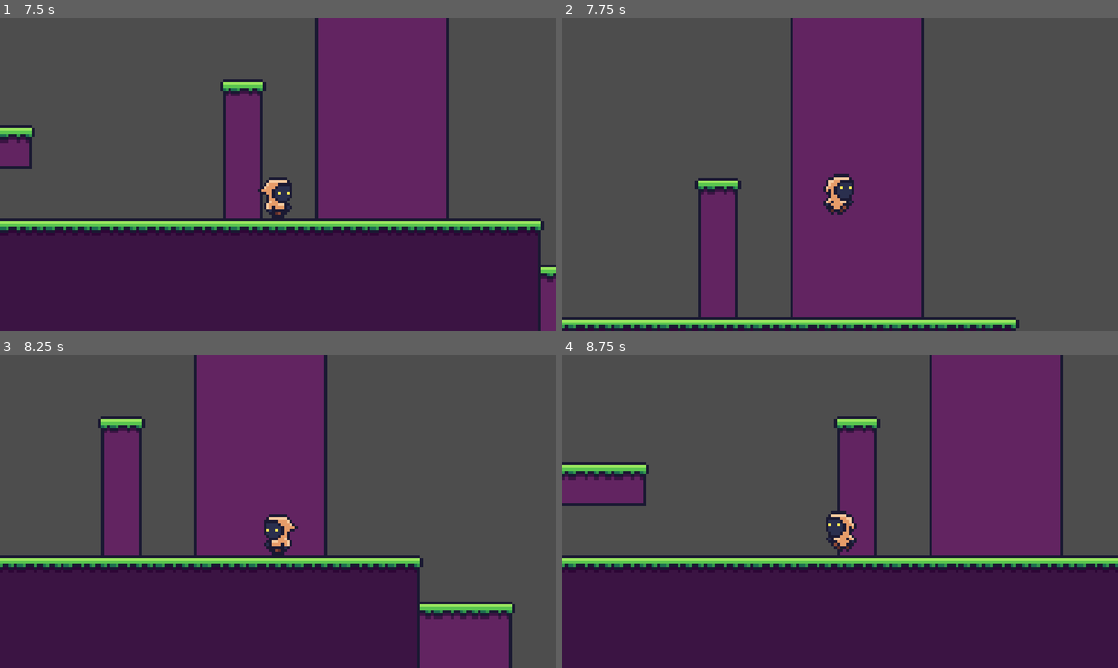
Above: before the commit, frames 1-4 (two rows, left to right).
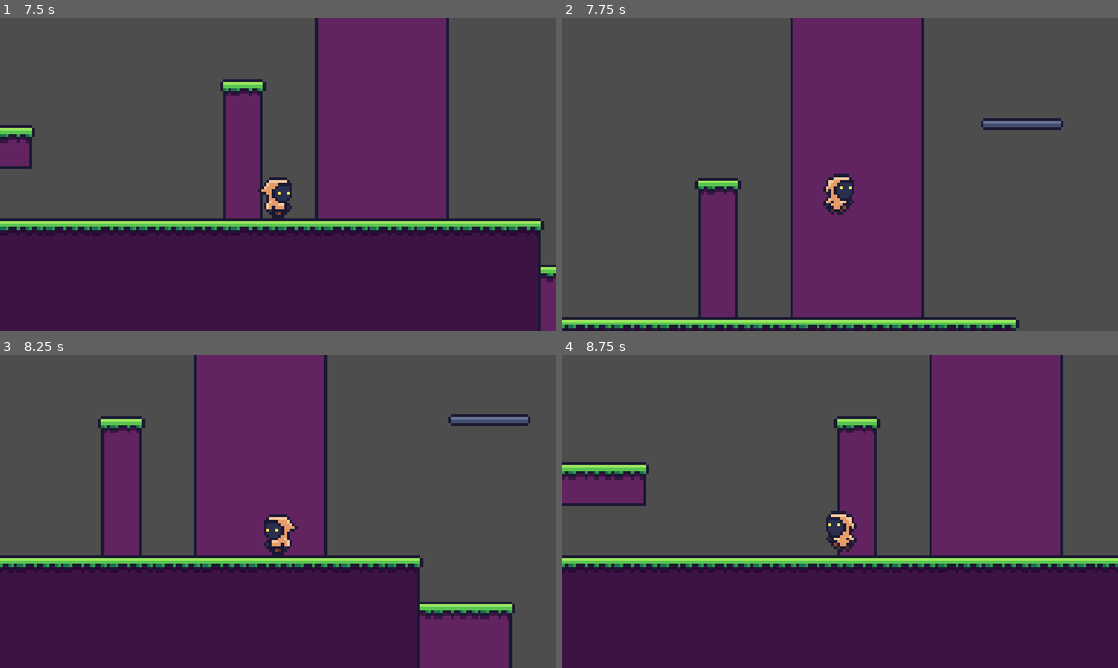
Above: after the commit, the same moments.

Repository: Gelis-hakutaku/godot_experimentations
Game: Godot game, scene res://Assets/Scenes/Platformer2D/Area_01.tscn
Two runs of this game, one before a commit and one after it. Both use one fixed random seed, a clock stepped at 60 frames per second and the inputs below.
Inputs:
- Up to frame 1 (7.5 s): hold D (move right) 0.53-2.03 s; tap Space (jump) at 0.77, 1.52, 3.02, 3.77, 4.52, 6.02, 6.77 s; hold A (move left) 2.03-4.28 s; hold D (move right) from 4.28 s (still down)
- Up to frame 2 (7.75 s): keep holding D (move right); tap Space (jump) at 7.52 s
- Up to frame 3 (8.25 s): release D (move right) at 8.03 s; hold A (move left) from 8.03 s (still down)
- Up to frame 4 (8.75 s): keep holding A (move left)

Frame 1 is identical in both runs. In frame 2, 0.5% of the frame differs, in the area x 75-91%, y 32-36%; in frame 3, 0.5%; in frame 4, nothing differs.

Commit message:
fixing circular moving platform in area 01

Diff:
--- a/Assets/Scenes/Platformer2D/Area_01.tscn
+++ b/Assets/Scenes/Platformer2D/Area_01.tscn
@@ -14,7 +14,7 @@
 [sub_resource type="Curve2D" id="Curve2D_pygvr"]
 resource_local_to_scene = true
 _data = {
-"points": PackedVector2Array(-70.10442, 17.255508, 70.10442, -17.255508, 74.91315, 31.42382, 154.43517, -0.0072416067, -154.43517, 0.0072416067, -1.086853, -66.444176, -2.488037, -34.202877, 2.488037, 34.202877, -148.08682, -20.032547, 0, 0, 0, 0, -57.557617, 26.836327, 0, 0, 0, 0, 74.913, 31.424)
+"points": PackedVector2Array(-81.25344, 2.4283733, 81.25344, -2.4283733, -9.111145, 32.55732, -2.2298038, 31.002193, 2.2298038, -31.002193, 129.46844, -17.024601, 59.827774, -1.8943315, -59.827774, 1.8943315, -1.2244873, -68.51352, 0.060310006, -47.951675, -0.060310006, 47.951675, -148.08682, -20.032547, 0, 0, 0, 0, -9.111145, 32.55732)
 }
 point_count = 5
 
@@ -38,7 +38,7 @@
 position = Vector2(617, 62)
 curve = SubResource("Curve2D_qmsq0")
 path_time = 1.5
-transition = 3
+transition = 0
 
 [node name="MovingPlatformLarge" parent="MovingPlatformLarge" unique_id=1972147386 instance=ExtResource("3_qmsq0")]
 position = Vector2(-55.913147, -121.68594)
@@ -46,3 +46,4 @@
 curve = SubResource("Curve2D_pygvr")
 looping = true
 path_time = 10.0
+transition = 0
